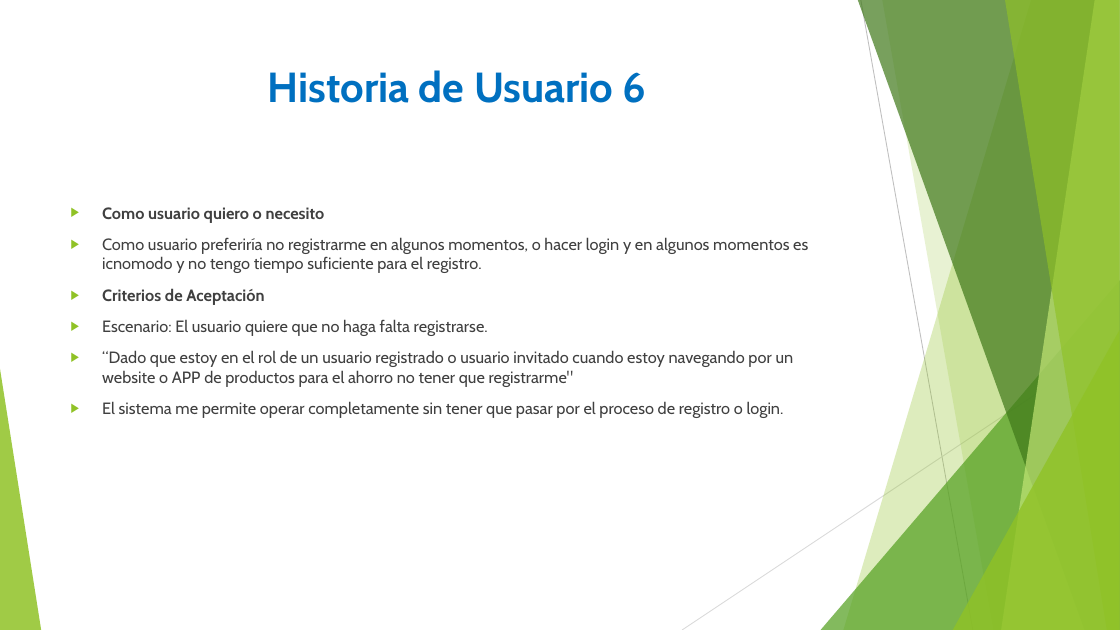
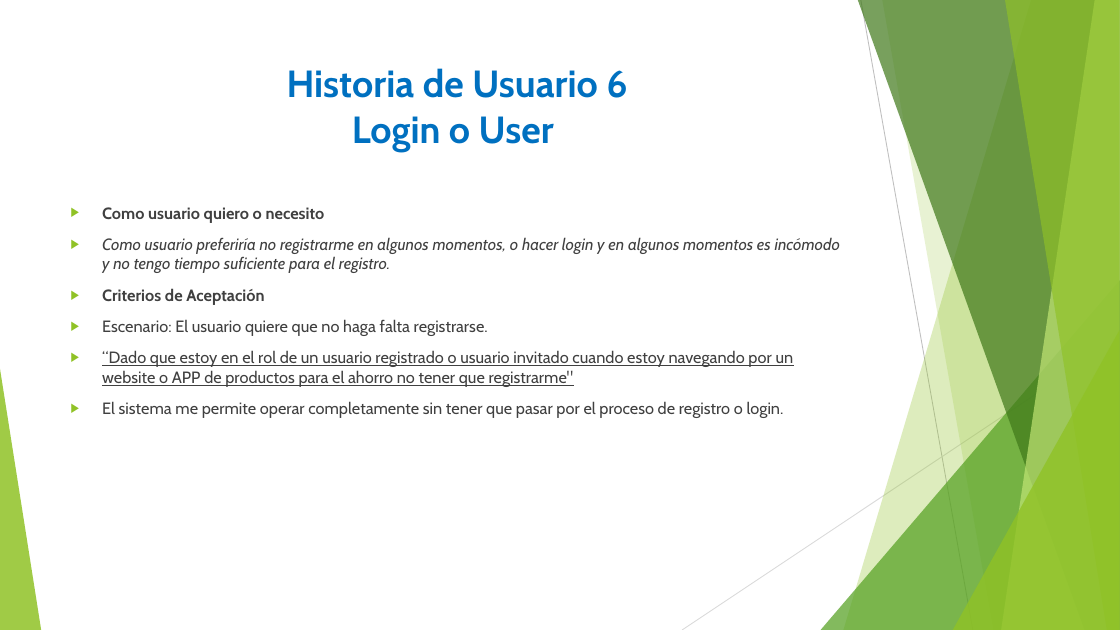
Before and after one commit to Eugenio199226/Ahorrando-Ando, a slide deck: slide 7 of Documentacion/historias de usuario/Criterios de Aceptación/Criterios de Aceptación.pptx. Drawn at 1120x630 pixels with LibreOffice and Linux fonts; fonts in the diff are those of the drawing. Boxes give left, top, right and bottom in pixels: in the first picture for what was removed or moved away, otherwise in the second. Text is boxed around its words. In the diff, an @@ line names an element or a change of style, - is before the commit and + after.

```diff
--- a/Documentacion/historias de usuario/Criterios de Aceptación/Criterios de Aceptación.pptx
+++ b/Documentacion/historias de usuario/Criterios de Aceptación/Criterios de Aceptación.pptx
@@ title at box(287, 68, 627, 152): text changed; size 36 to 32.4 pt @@
-Historia de Usuario 6
+Historia de Usuario 6
+Login o User
@@ text at box(102, 237, 840, 273): text changed; italic on @@
-▶ Como usuario preferiría no registrarme en algunos momentos, o hacer login y en algunos momentos es icnomodo y no tengo tiempo suficiente para el registro.
+▶ Como usuario preferiría no registrarme en algunos momentos, o hacer login y en algunos momentos es incómodo y no tengo tiempo suficiente para el registro.
@@ text at box(102, 350, 794, 387): underline on in "“Dado que estoy en el rol de ..." @@
```
Also in this commit, not shown: 7 other slides changed.
